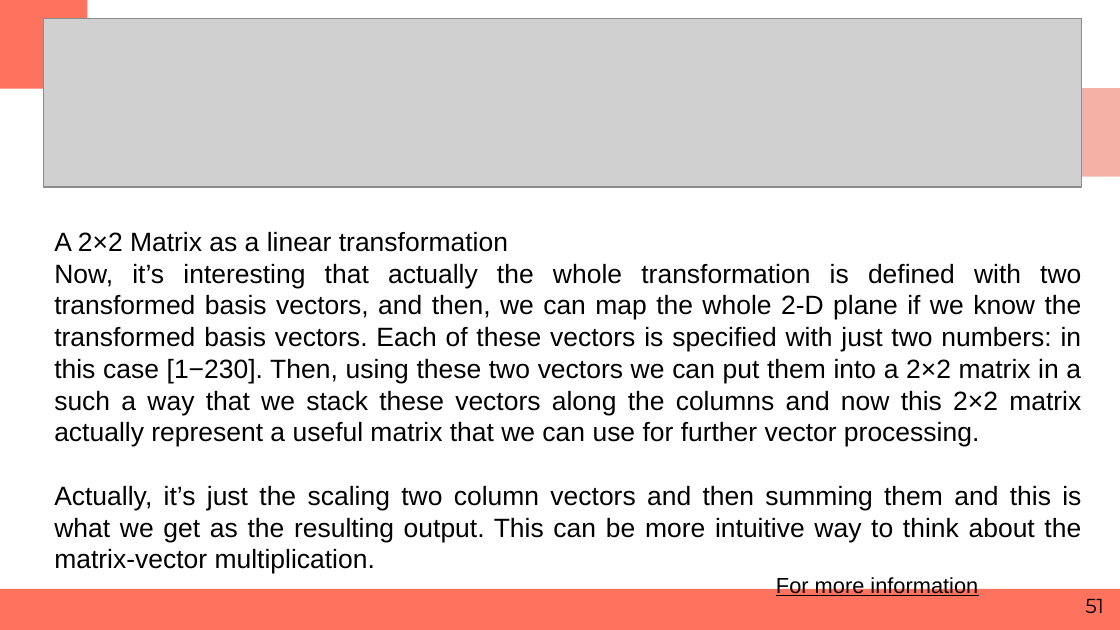
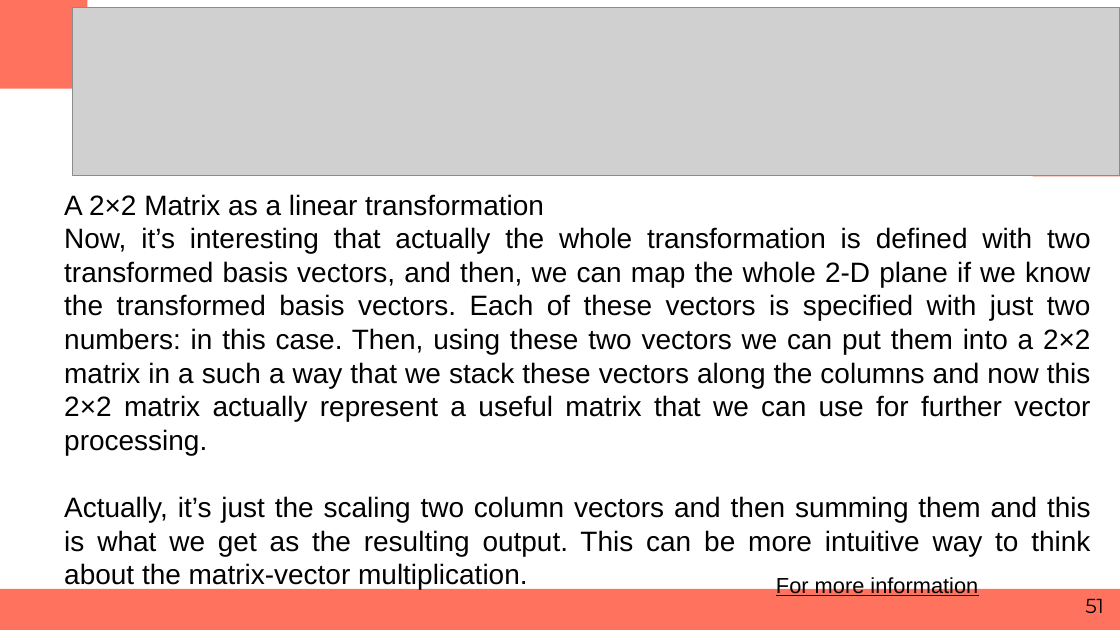
Before and after one commit to RashmivernekarN/ai_with_python_keonics, a slide deck: slide 51 of Module3/Business Statistics.pptx. Drawn at 1120x630 pixels with LibreOffice and Linux fonts; fonts in the diff are those of the drawing; grey boxes stand for pictures. Boxes give left, top, right and bottom in pixels: in the first picture for what was removed or moved away, otherwise in the second. Text is boxed around its words. In the diff, an @@ line names an element or a change of style, - is before the commit and + after.

```diff
--- a/Module3/Business Statistics.pptx
+++ b/Module3/Business Statistics.pptx
@@ picture: place and size @@
-picture at (43,19,1081,187)
+picture at (72,8,1120,176)
@@ text "A 2×2 Matrix as a ...": place and size @@
-text "A 2×2 Matrix as a ..." at (54,231,1082,574)
+text "A 2×2 Matrix as a ..." at (64,194,1091,589)
@@ text at (64,194,1091,589): size 17 to 18 pt in "A 2×2 Matrix as a linear transformation", "Actually, it’s just the scaling two column ..." @@
@@ text at (64,227,1091,455): text changed; size 17 to 18 pt @@
-Now, it’s interesting that actually the whole transformation is defined with two transformed basis vectors, and then, we can map the whole 2-D plane if we know the transformed basis vectors. Each of these vectors is specified with just two numbers: in this case [1−230]. Then, using these two vectors we can put them into a 2×2 matrix in a such a way that we stack these vectors along the columns and now this 2×2 matrix actually represent a useful matrix that we can use for further vector processing.
+Now, it’s interesting that actually the whole transformation is defined with two transformed basis vectors, and then, we can map the whole 2-D plane if we know the transformed basis vectors. Each of these vectors is specified with just two numbers: in this case. Then, using these two vectors we can put them into a 2×2 matrix in a such a way that we stack these vectors along the columns and now this 2×2 matrix actually represent a useful matrix that we can use for further vector processing.
```
Also in this commit, not shown: 62 other slides changed, 4 other files.
